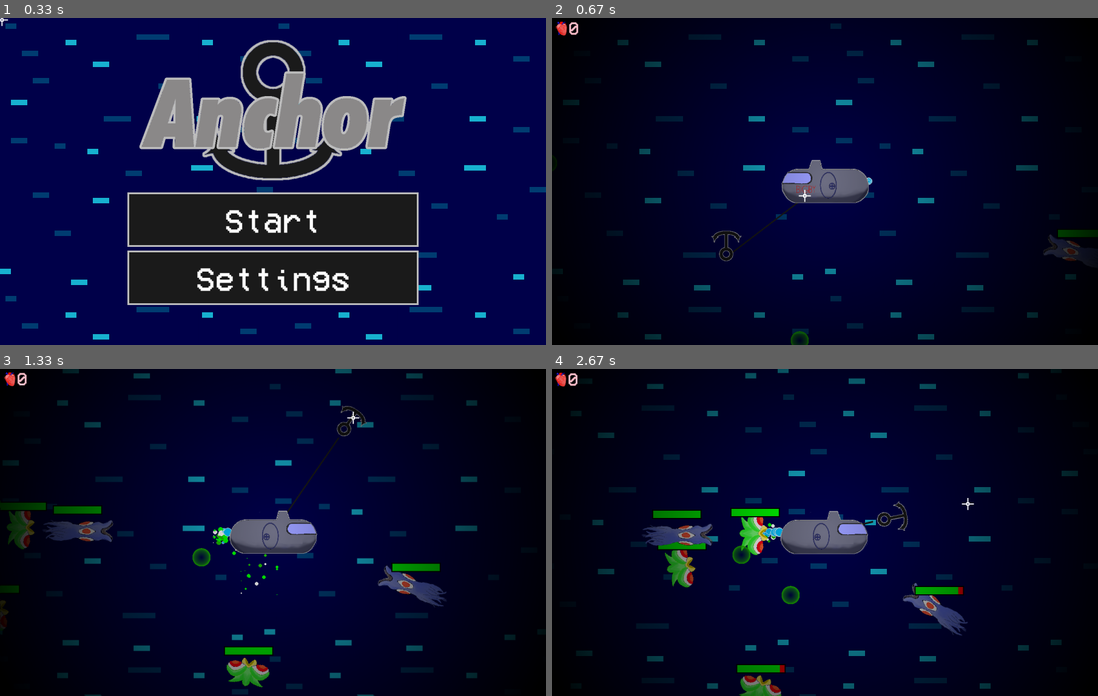
Above: before the commit, frames 1-4 (two rows, left to right).
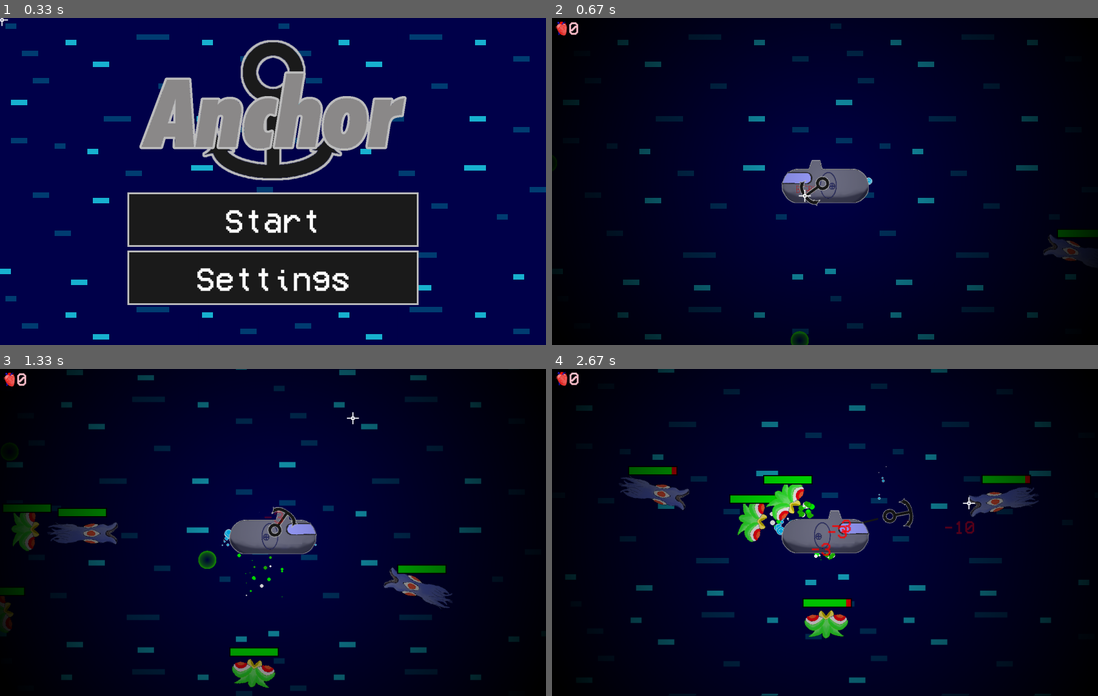
Above: after the commit, the same moments.

Repository: CurryMan1/Pygame-Halloween-GameJam-2023
Game: pygame game, started from main.py
The game is run twice, just before and just after one commit, with the same random seed, the same clock (stepped at 60 frames per second) and the same inputs.
Inputs (mouse positions are in pixels of both pictures, inside the frame that each line leads up to):
- Up to frame 1 (0.33 s): no input
- Up to frame 2 (0.67 s): click (803, 194) at 0.38 s
- Up to frame 3 (1.33 s): click (141, 535) at 0.72 s; click (354, 418) at 1.05 s
- Up to frame 4 (2.67 s): click (628, 522) at 1.38 s; tap Space at 1.73, 2.03 s; click (797, 617) at 1.75 s; click (966, 584) at 2.22 s; click (966, 503) at 2.55 s

Frame 1 is identical in both runs. In frame 2, 0.4% of the frame differs, in the area x 29-51%, y 48-75%; in frame 3, 6.0%; in frame 4, 13%, in the area x 0-99%, y 0-100%.

Commit message:
added quad damage and splash texts for damage

Diff:
--- a/entities.py
+++ b/entities.py
@@ -177,7 +177,7 @@
 class Enemy(Entity):
     SPEED = 10
     WATER_RESISTANCE = 0.95
-    DAMAGE = 5
+    DAMAGE = 8
     ANIMATION_DELAY = 5
     KB = 8
 
@@ -264,6 +264,7 @@
 class PlasmaEnemy(Enemy):
     SHOOTING_DELAY = 120
     SHOOTING_SPEED = 20
+    DAMAGE = 5
     SPEED = 8
     KB = 10
 
@@ -280,7 +281,7 @@
 class Projectile(Entity):
     BOUND = 3000
     KB = 7
-    DAMAGE = 10
+    DAMAGE = 3
 
     def __init__(self, x: int, y: int, x_vel: float, y_vel: float, image: pygame.surface.Surface, tag: str=None):
         super().__init__(x, y, image, tag)
--- a/main.py
+++ b/main.py
@@ -51,7 +51,7 @@
                 self.bg_tile_group.append([(x - 1) * self.bg_w, (y - 1) * self.bg_h, self.bg]) #randomise stars
 
         #upgrade buttons
-        upgrade_btn_tags = ['shield', 'torpedo', 'quad damage']
+        upgrade_btn_tags = ['shield', 'torpedo', '4x damage']
 
         for i, tag in enumerate(upgrade_btn_tags):
             u_btn = UpgradeButton(i*210+10, HEIGHT-210, tag, 50)
@@ -175,8 +175,8 @@
                 DISPLAY.blit(bg, (x, y))
 
             #title
-            DISPLAY.blit(title_box, (WIDTH/2-title_box.get_width()/2, 120-title_box.get_height()/2))
-            draw_text('Settings', PIXEL_FONT, WHITE, WIDTH/2, 120, 150, DISPLAY, True)
+            DISPLAY.blit(title_box, (WIDTH/2-title_box.get_width()/2, 170-title_box.get_height()/2))
+            draw_text('Settings', PIXEL_FONT, WHITE, WIDTH/2, 170, 150, DISPLAY, True)
 
             #buttons
             if back_btn.is_clicked(DISPLAY):
@@ -208,8 +208,9 @@
             pygame.display.update()
 
     def main(self):
-        clicked = False
+        clicked = True
         can_shoot_torpedo = False
+        quad_damage_timer = 0
 
         for i in range(5):
             e = random.choice([Enemy(self.squid_imgs), PlasmaEnemy([self.plasmaenemy_img])])
@@ -278,25 +279,26 @@
                 DISPLAY.blit(bg, (x, y))
 
             #particles
-            if self.effects_on:
-                for particle in self.particles:
-                    particle[0][0] += particle[1][0] + player_x_vel
-                    particle[0][1] += particle[1][1] + player_y_vel
-                    particle[2] -= particle[3]
-
-                    if particle[5] == 'bubble':
-                        #outline
-                        pygame.draw.circle(DISPLAY, WHITE, particle[0], particle[2] + 1)
-
-                    elif particle[5] == 'torpedo':
-                        collision_rect = pygame.rect.Rect(particle[0][0]-particle[2], particle[0][1]-particle[2], particle[2]*2, particle[2]*2)
-                        for enemy in collision_rect.collideobjectsall(self.enemy_group):
-                            enemy.hit(100)
-
-                    #main particle
-                    pygame.draw.circle(DISPLAY, particle[4], particle[0], particle[2])
-                    if particle[2] <= 0:
-                        self.particles.remove(particle)
+            for particle in self.particles:
+                particle[0][0] += particle[1][0] + player_x_vel
+                particle[0][1] += particle[1][1] + player_y_vel
+                particle[2] -= particle[3]
+
+                if particle[5] == 'torpedo':
+                    collision_rect = pygame.rect.Rect(particle[0][0]-particle[2], particle[0][1]-particle[2], particle[2]*2, particle[2]*2)
+                    for enemy in collision_rect.collideobjectsall(self.enemy_group):
+                        enemy.hit(100)
+                    if not self.effects_on:
+                        break
+
+                elif particle[5] == 'bubble':
+                    #outline
+                    pygame.draw.circle(DISPLAY, WHITE, particle[0], particle[2] + 1)
+
+                #main particle
+                pygame.draw.circle(DISPLAY, particle[4], particle[0], particle[2])
+                if particle[2] <= 0:
+                    self.particles.remove(particle)
 
             #heart_group
             for heart in self.heart_group:
@@ -325,6 +327,11 @@
             self.player.draw(DISPLAY)
             self.add_particles(([self.player.rect.right, self.player.rect.left][self.player.img_no], self.player.rect.centery),
                                1, 14, 10, 0.3, [BUBBLE_BLUE], 'bubble')
+            #quad damage
+            if quad_damage_timer > 0:
+                quad_damage_timer -= 1
+                if quad_damage_timer == 0:
+                    self.player.damage = int(self.player.damage/4)
 
             #anchor
             self.anchor.update(player_x_vel, player_y_vel, mouse_pos)
@@ -359,6 +366,9 @@
                             self.anchor.mode = 'still'
                             self.anchor.x_vel, self.anchor.y_vel = 0,0
                             self.anchor.rect.center = CENTER
+                        elif button.text == '4x damage':
+                            quad_damage_timer = 600
+                            self.player.damage *= 4
 
             #splash_texts
             for sp_text in self.splash_texts:
@@ -391,6 +401,9 @@
                     enemy.on_cooldown = True
                     enemy.x_vel, enemy.y_vel = calculate_kb(enemy.rect.center, self.anchor.rect.center, 14)
                     self.anchor.mode = 'return'
+                    self.splash_texts.append(
+                        [f'-{self.player.damage}', 256, enemy.rect.centerx,
+                         enemy.rect.centery, RED])
 
             #anchor-heart
             for heart in pygame.sprite.spritecollide(self.anchor, self.heart_group, False, pygame.sprite.collide_mask):
@@ -399,8 +412,7 @@
                 self.hearts += 1
 
             #projectile_group-enemy_group
-            collided_projectiles = pygame.sprite.groupcollide(self.projectile_group, self.enemy_group, False, False,
-                                                              pygame.sprite.collide_mask)
+            collided_projectiles = pygame.sprite.groupcollide(self.projectile_group, self.enemy_group, False, False, pygame.sprite.collide_mask)
             for projectile in collided_projectiles.keys():
                 if projectile.tag == 'torpedo':
                     self.projectile_group.remove(projectile)
@@ -463,6 +475,8 @@
         self.player.x_vel, self.player.y_vel = calculate_kb(sprite.rect.center, CENTER, sprite.KB / 2)
         self.player.hit(sprite.DAMAGE)
         self.screen_shake = 20
+        self.splash_texts.append([f'-{sprite.DAMAGE}', 256, self.player.rect.centerx+random.randint(-50, 50),
+                                  self.player.rect.centery+random.randint(-50, 50), RED])
 
     def add_particles(self, pos, number, size, vel, speed, colours, tag):
         for i in range(number):
Not shown, added: assets/sound/ambience.wav
